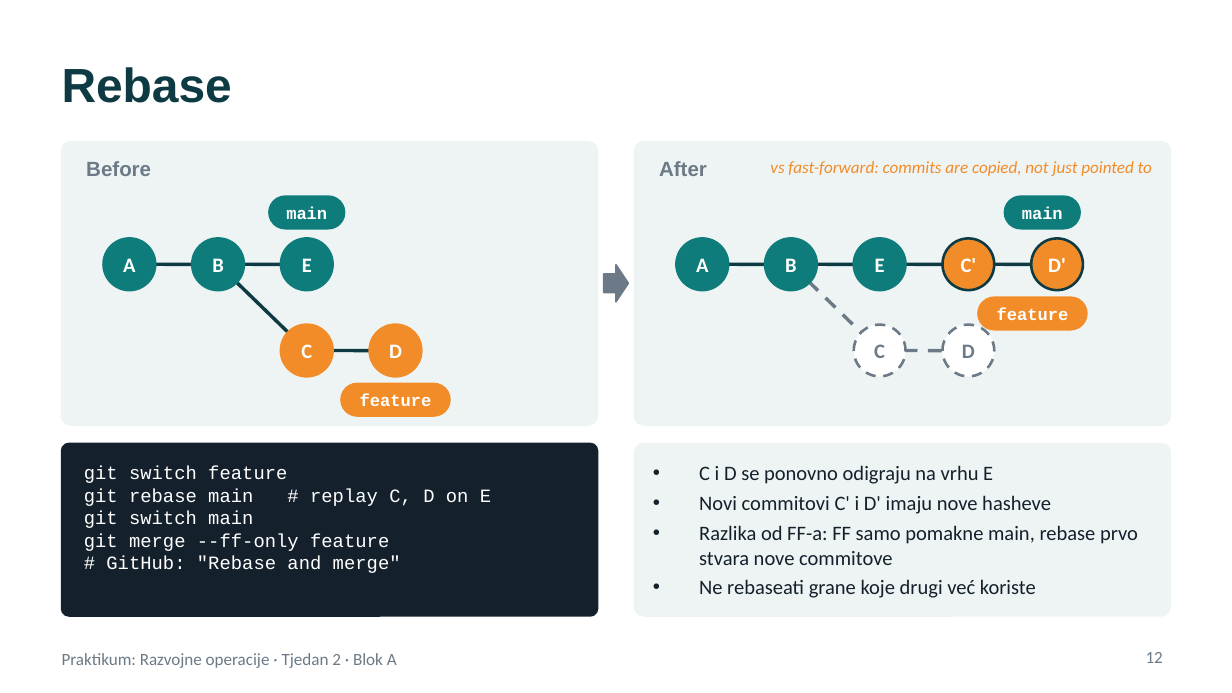
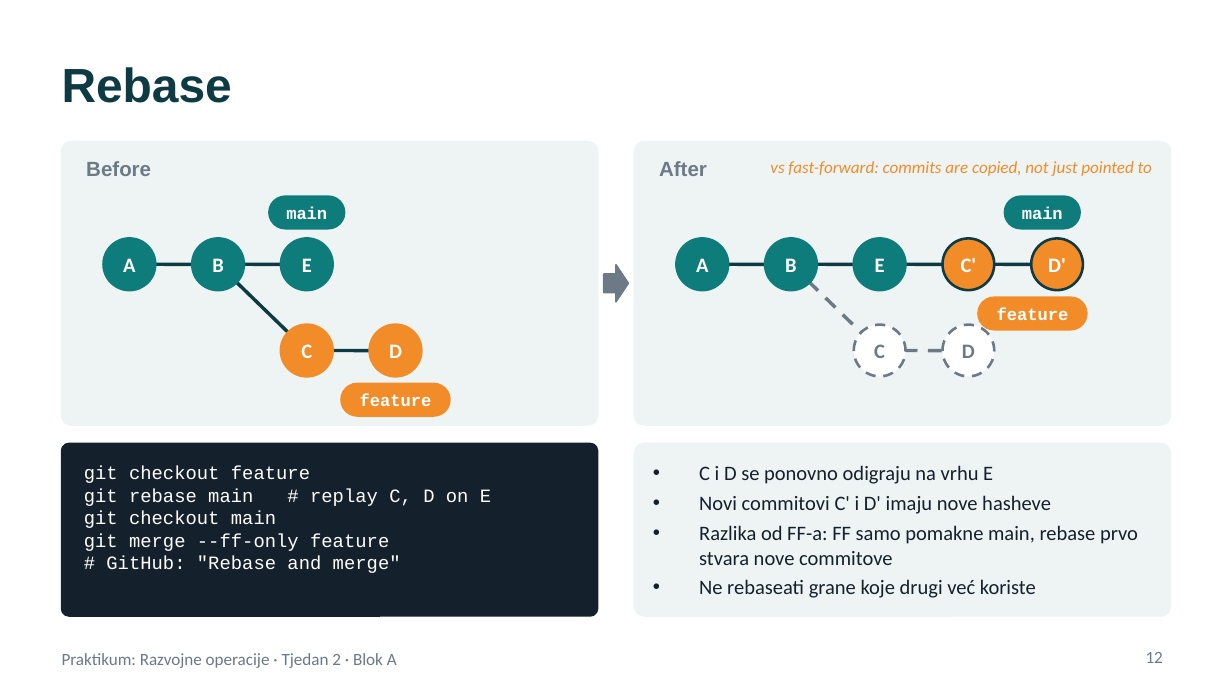
Before and after one commit to unipu-praktikum-razvojne-operacije/praktikum, a slide deck: slide 12 of 2. Verzioniranje, strategije, kolaboracija u git-u, Ollama/blok-a-predavanje.pptx. Drawn at 1232x693 pixels with LibreOffice and Linux fonts; fonts in the diff are those of the drawing. Boxes give left, top, right and bottom in pixels: in the first picture for what was removed or moved away, otherwise in the second. Text is boxed around its words. In the diff, an @@ line names an element or a change of style, - is before the commit and + after.

```diff
--- a/2. Verzioniranje, strategije, kolaboracija u git-u, Ollama/blok-a-predavanje.pptx
+++ b/2. Verzioniranje, strategije, kolaboracija u git-u, Ollama/blok-a-predavanje.pptx
@@ text at (x1=84, y1=466, x2=310, y2=483): text changed @@
-git switch feature
+git checkout feature
@@ text at (x1=84, y1=511, x2=276, y2=528): text changed @@
-git switch main
+git checkout main
```
Also in this commit, not shown: 6 other slides changed, 45 other files.
